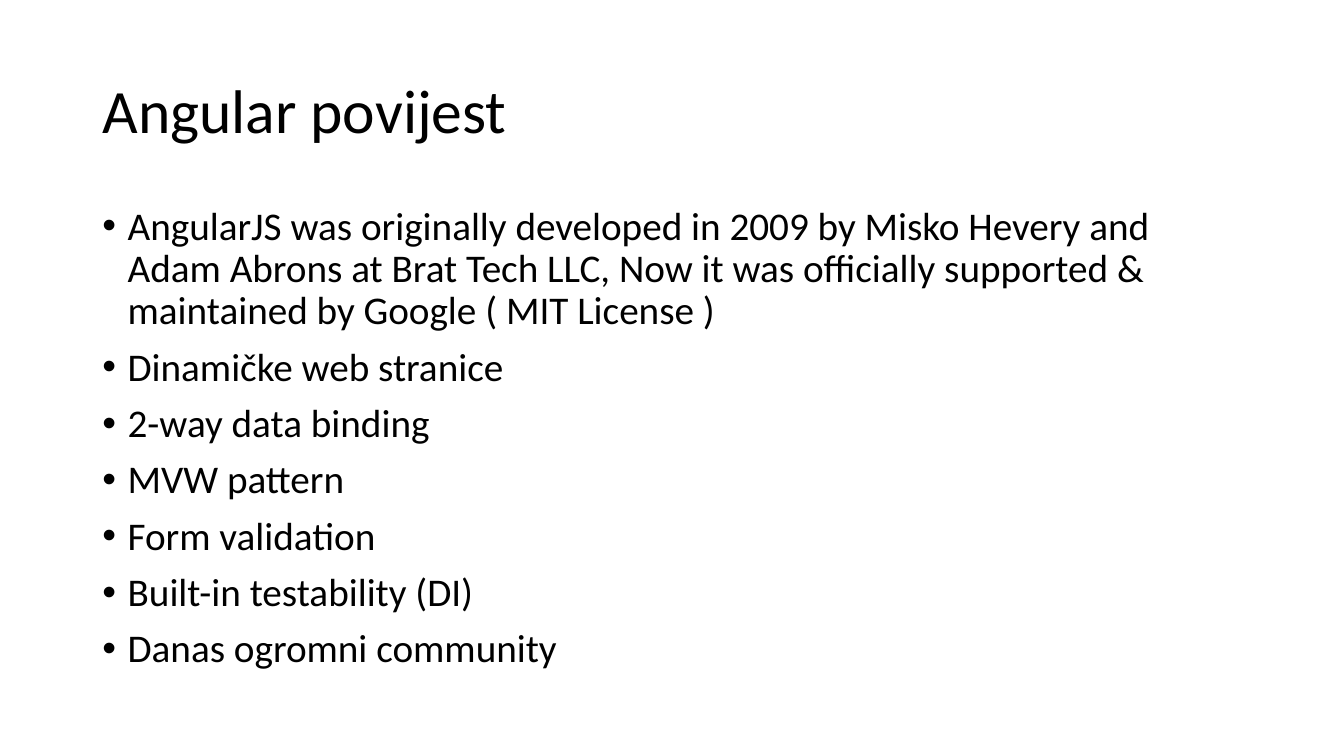
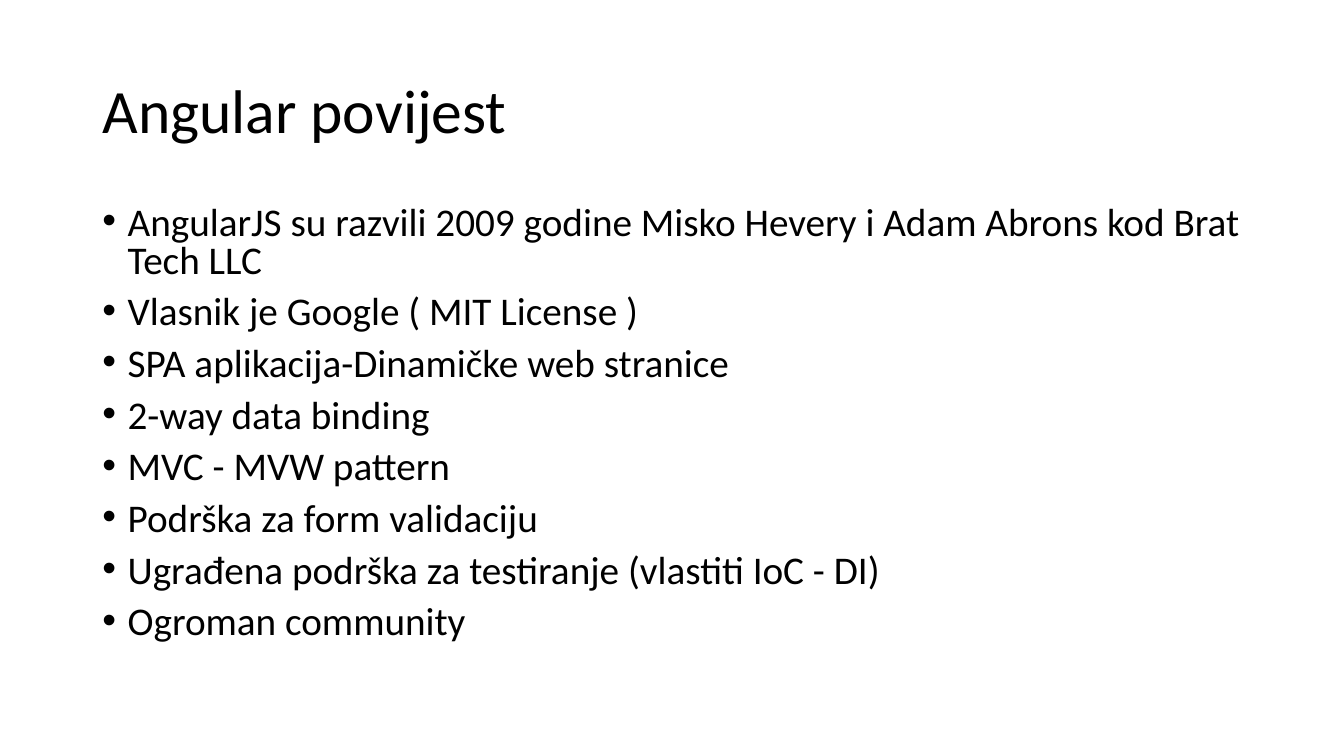
Before and after one commit to mmssniper/angular-workshop, a slide deck: slide 1 of prezentacije/1-4 Angular povijest.pptx. Drawn at 1344x756 pixels with LibreOffice and Linux fonts; fonts in the diff are those of the drawing. Boxes give left, top, right and bottom in pixels: in the first picture for what was removed or moved away, otherwise in the second. Text is boxed around its words. In the diff, an @@ line names an element or a change of style, - is before the commit and + after.

Commit message:
Update

```diff
--- a/prezentacije/1-4 Angular povijest.pptx
+++ b/prezentacije/1-4 Angular povijest.pptx
@@ text at [128, 208, 1240, 384]: text changed @@
-• AngularJS was originally developed in 2009 by Misko Hevery and Adam Abrons at Brat Tech LLC, Now it was officially supported & maintained by Google ( MIT License )
-• Dinamičke web stranice
+• AngularJS su razvili 2009 godine Misko Hevery i Adam Abrons kod Brat Tech LLC
+• Vlasnik je Google ( MIT License )
+• SPA aplikacija-Dinamičke web stranice
@@ text at [128, 401, 430, 436]: line spacing 0.9 to 0.8 @@
@@ text at [128, 454, 880, 642]: text changed @@
-• MVW pattern
-• Form validation
-• Built-in testability (DI)
-• Danas ogromni community
+• MVC - MVW pattern
+• Podrška za form validaciju
+• Ugrađena podrška za testiranje (vlastiti IoC - DI)
+• Ogroman community
```
Also in this commit, not shown: 5 slides added, 25 slides removed.
